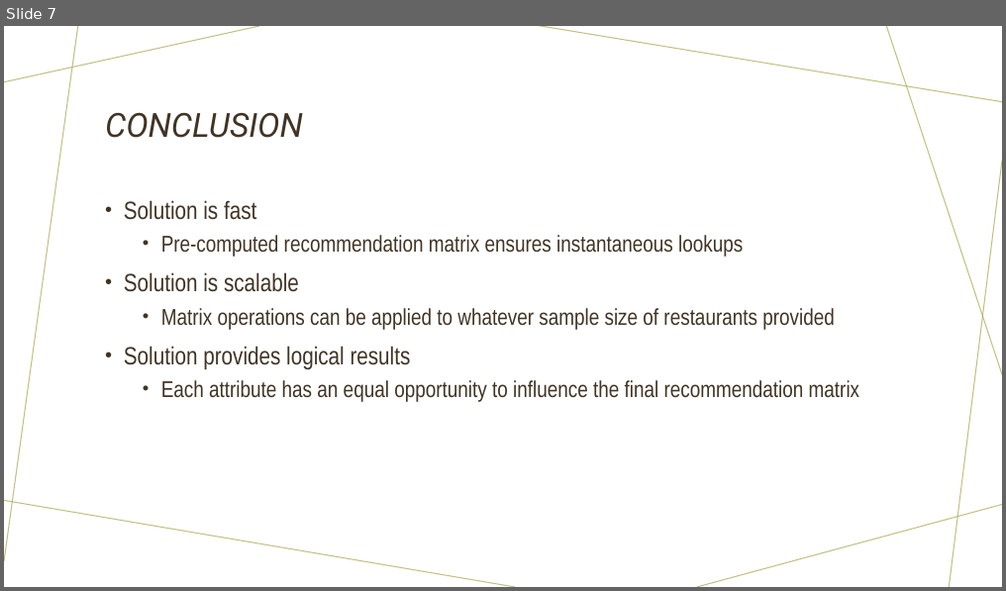
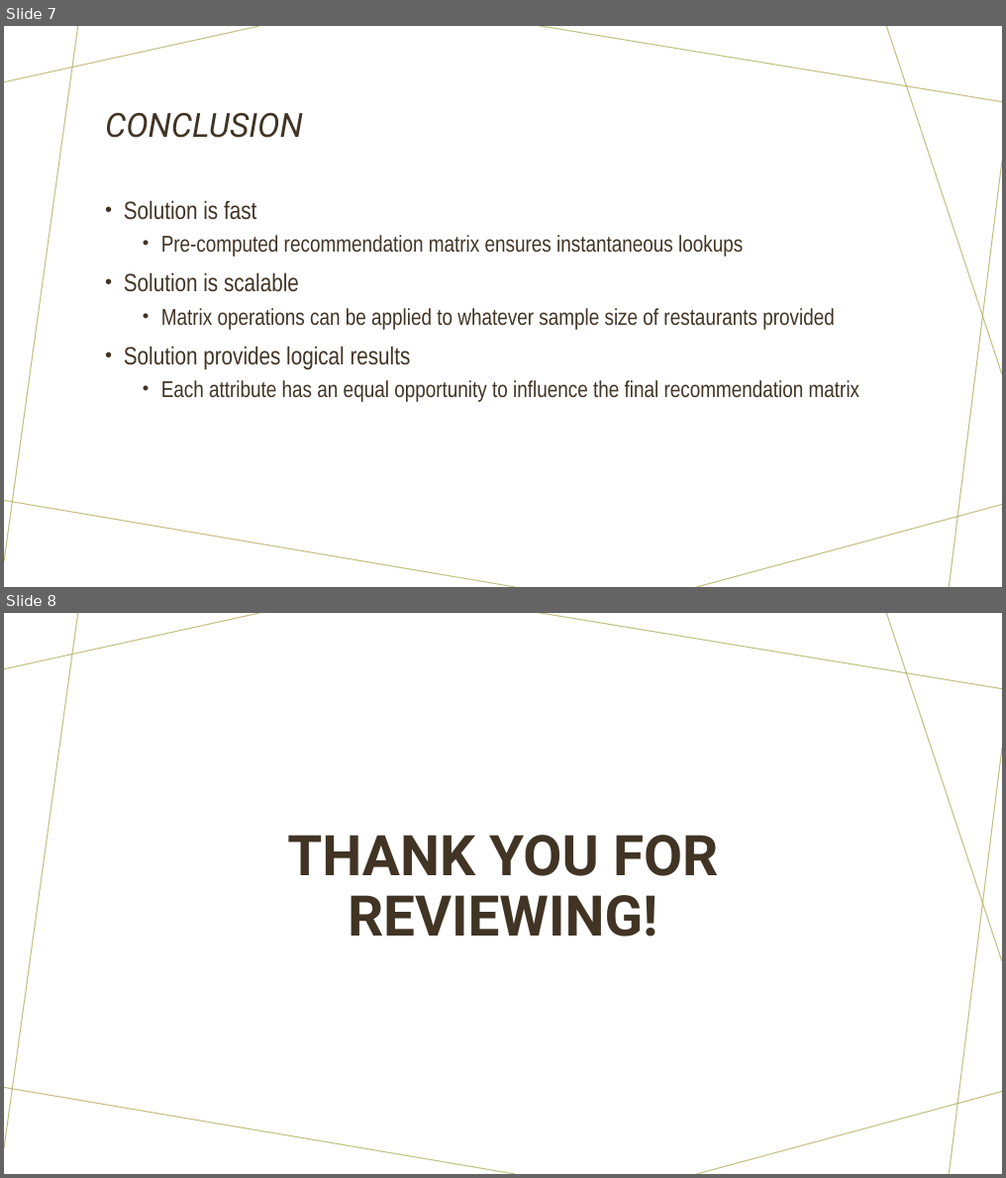
Before and after one commit to jn3qf/ibm-data-science, a slide deck: presentation.pptx. Shown one above the other, each under a label of ours: slide 7 before the commit, slides 7 and 8 after it. The pictures are 1006x591 and 1006x1178 pixels, drawn with LibreOffice and Linux fonts; fonts in the diff are those of the drawing. Boxes give left, top, right and bottom in pixels: in the first picture for what was removed or moved away, otherwise in the second. Text is boxed around its words. In the diff, an @@ line names an element or a change of style, - is before the commit and + after.

```diff
--- a/presentation.pptx
+++ b/presentation.pptx
@@ slide 8 added at (4, 613, 1002, 1174), background #FFFFFF; not listed: 7 template elements that a slide beside it also shows @@
@@ title added at (287, 835, 718, 937), 54 pt, text #413424, bold @@
+THANK YOU FOR REVIEWING!
```
Also in this commit, not shown: 3 other files.
